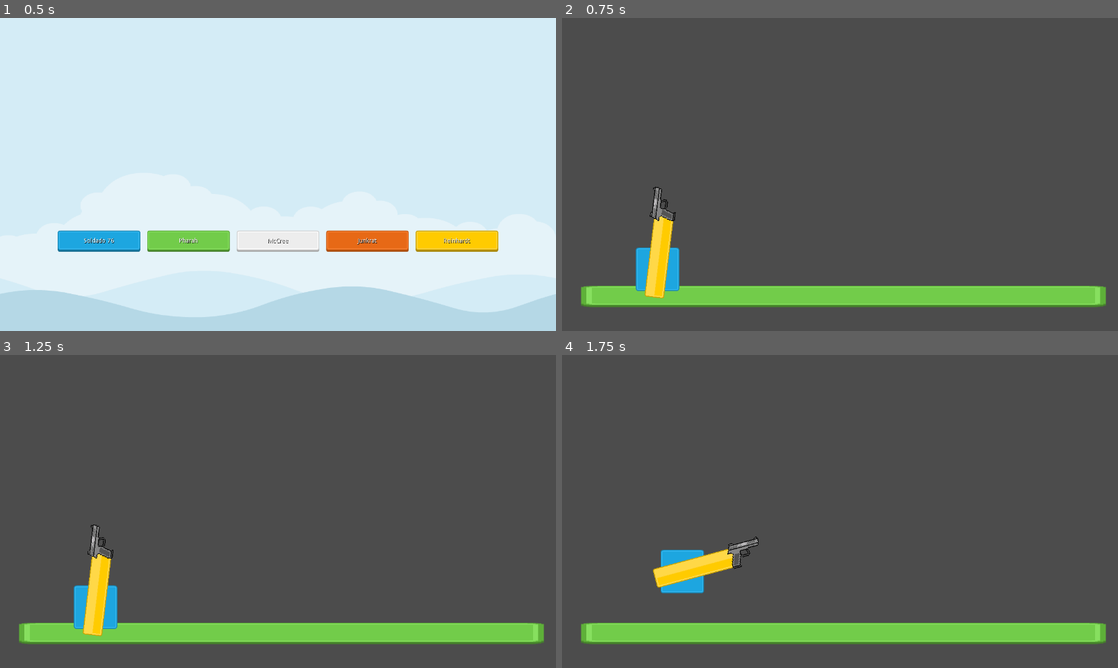
Above: before the commit, frames 1-4 (two rows, left to right).
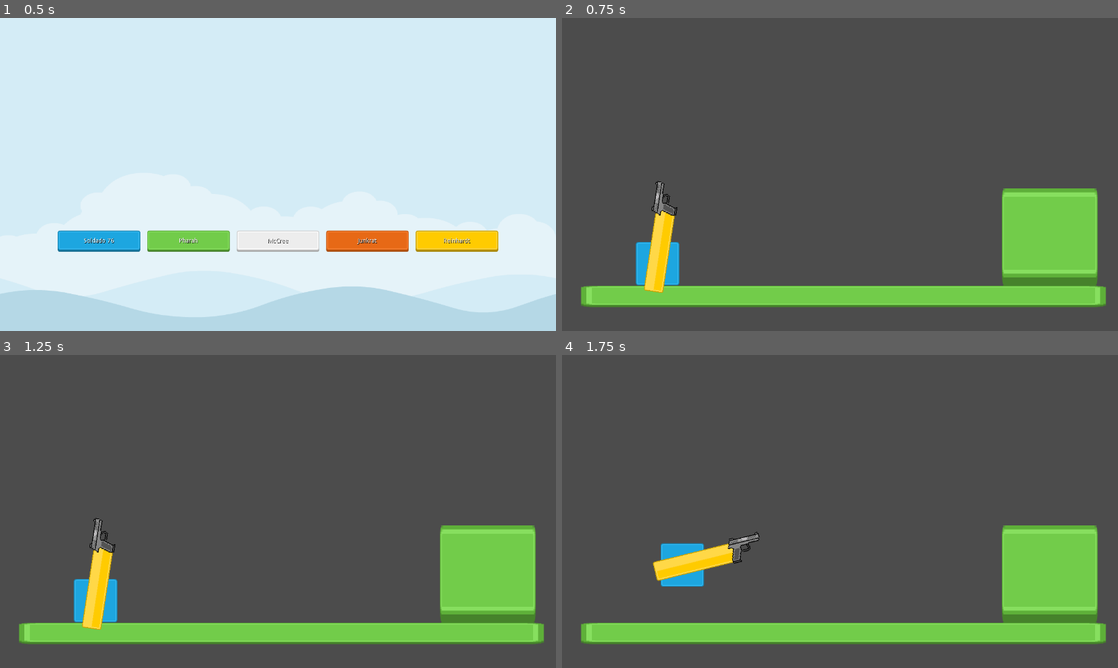
Above: after the commit, the same moments.

Repository: renanstn/godot-overwatch-2d-mechanics
Game: Godot game, scene res://Scenes/GUI/Menu.tscn
Two runs of this game, one before a commit and one after it. Both use one fixed random seed, a clock stepped at 60 frames per second and the inputs below.
Inputs (mouse positions are in pixels of both pictures, inside the frame that each line leads up to):
- Up to frame 1 (0.5 s): no input
- Up to frame 2 (0.75 s): click "Soldado 76" at 0.5 s
- Up to frame 3 (1.25 s): no input
- Up to frame 4 (1.75 s): tap Enter at 1.25 s; move the mouse to (962, 495) at 1.27 s; hold D (right) from 1.28 s (still down); click (962, 495) at 1.35 s; tap Space (jump) at 1.52 s

Frame 1 is identical in both runs. In frame 2, 6.1% of the frame differs, in the area x 13-97%, y 52-90%; in frame 3, 6.1%; in frame 4, 7.0%, in the area x 16-97%, y 54-86%.

Commit message:
Sistema de armas por raycast funcionando parcialmente

Diff:
--- a/src/Scenes/Characters/Soldado76.tscn
+++ b/src/Scenes/Characters/Soldado76.tscn
@@ -1,11 +1,14 @@
-[gd_scene load_steps=8 format=2]
+[gd_scene load_steps=11 format=2]
 
 [ext_resource path="res://Scripts/Nodes/BasicMovement2D.gd" type="Script" id=1]
 [ext_resource path="res://Sprites/Characters/blue_panel.png" type="Texture" id=2]
 [ext_resource path="res://Scripts/Nodes/ArmPointingToMouse2D.gd" type="Script" id=3]
 [ext_resource path="res://Sprites/Characters/yellow_button01.png" type="Texture" id=4]
 [ext_resource path="res://Scripts/Nodes/Weapon.gd" type="Script" id=5]
-[ext_resource path="res://Sprites/Characters/pistol.png" type="Texture" id=6]
+[ext_resource path="res://Scenes/Effects/BulletHit.tscn" type="PackedScene" id=6]
+[ext_resource path="res://Scenes/Effects/BulletTrail.tscn" type="PackedScene" id=7]
+[ext_resource path="res://Sprites/Characters/pistol.png" type="Texture" id=8]
+[ext_resource path="res://Sounds/Effects/9_mm_gunshot-mike-koenig-123.wav" type="AudioStream" id=9]
 
 [sub_resource type="RectangleShape2D" id=1]
 extents = Vector2( 50, 50 )
@@ -25,7 +28,6 @@
 
 [node name="ArmPointingToMouse2D" type="Node2D" parent="."]
 script = ExtResource( 3 )
-FIX_ROTATION = false
 
 [node name="Sprite2" type="Sprite" parent="ArmPointingToMouse2D"]
 position = Vector2( 30, 0 )
@@ -36,13 +38,22 @@
 
 [node name="Weapon" type="Node2D" parent="ArmPointingToMouse2D/Gun2"]
 script = ExtResource( 5 )
+hit_animation_scene = ExtResource( 6 )
+bullet_trail_scene = ExtResource( 7 )
 fire_point_path = NodePath("Position2D")
+fire_sound_path = NodePath("Shoot")
+parent_node = NodePath("../../..")
+gun_type = 1
+recoil_time = 1.0
 
 [node name="Sprite" type="Sprite" parent="ArmPointingToMouse2D/Gun2/Weapon"]
 position = Vector2( 10.7249, 6.75264 )
 scale = Vector2( 0.0781963, 0.0781963 )
-texture = ExtResource( 6 )
+texture = ExtResource( 8 )
 flip_h = true
 
 [node name="Position2D" type="Position2D" parent="ArmPointingToMouse2D/Gun2/Weapon"]
 position = Vector2( 55.2129, -23.8329 )
+
+[node name="Shoot" type="AudioStreamPlayer2D" parent="ArmPointingToMouse2D/Gun2/Weapon"]
+stream = ExtResource( 9 )
--- /dev/null
+++ b/src/Scenes/Effects/BulletHit.tscn
@@ -0,0 +1,32 @@
+[gd_scene load_steps=4 format=2]
+
+[ext_resource path="res://Scripts/Effects/BulletHit.gd" type="Script" id=1]
+[ext_resource path="res://Sprites/Effects/explosion.png" type="Texture" id=2]
+
+[sub_resource type="Animation" id=1]
+resource_name = "pew"
+length = 0.5
+tracks/0/type = "value"
+tracks/0/path = NodePath("Sprite:region_rect")
+tracks/0/interp = 1
+tracks/0/loop_wrap = true
+tracks/0/imported = false
+tracks/0/enabled = true
+tracks/0/keys = {
+"times": PoolRealArray( 0, 0.1, 0.2, 0.3, 0.4, 0.5 ),
+"transitions": PoolRealArray( 1, 1, 1, 1, 1, 1 ),
+"update": 1,
+"values": [ Rect2( 25, 97, 16, 35 ), Rect2( 25, 97, 16, 35 ), Rect2( 193, 55, 47, 135 ), Rect2( 313, 69, 57, 135 ), Rect2( 452, 67, 65, 167 ), Rect2( 608, 55, 70, 202 ) ]
+}
+
+[node name="BulletHit" type="Node2D"]
+script = ExtResource( 1 )
+
+[node name="Sprite" type="Sprite" parent="."]
+texture = ExtResource( 2 )
+region_enabled = true
+region_rect = Rect2( 25, 97, 16, 35 )
+
+[node name="AnimationPlayer" type="AnimationPlayer" parent="."]
+anims/pew = SubResource( 1 )
+[connection signal="animation_finished" from="AnimationPlayer" to="." method="_on_AnimationPlayer_animation_finished"]
--- /dev/null
+++ b/src/Scenes/Effects/BulletTrail.tscn
@@ -0,0 +1,30 @@
+[gd_scene load_steps=3 format=2]
+
+[ext_resource path="res://Scripts/Effects/BulletTrail.gd" type="Script" id=1]
+
+[sub_resource type="Animation" id=1]
+resource_name = "Fade"
+length = 0.5
+tracks/0/type = "value"
+tracks/0/path = NodePath("Line2D:modulate")
+tracks/0/interp = 1
+tracks/0/loop_wrap = true
+tracks/0/imported = false
+tracks/0/enabled = true
+tracks/0/keys = {
+"times": PoolRealArray( 0, 0.5 ),
+"transitions": PoolRealArray( 1, 1 ),
+"update": 0,
+"values": [ Color( 1, 1, 1, 1 ), Color( 1, 1, 1, 0 ) ]
+}
+
+[node name="BulletTrail" type="Node2D"]
+script = ExtResource( 1 )
+
+[node name="Line2D" type="Line2D" parent="."]
+width = 1.0
+default_color = Color( 1, 1, 1, 1 )
+
+[node name="AnimationPlayer" type="AnimationPlayer" parent="."]
+anims/Fade = SubResource( 1 )
+[connection signal="animation_finished" from="AnimationPlayer" to="." method="_on_AnimationPlayer_animation_finished"]
--- a/src/Scenes/Test.tscn
+++ b/src/Scenes/Test.tscn
@@ -4,7 +4,7 @@
 [ext_resource path="res://Scenes/Characters/Soldado76.tscn" type="PackedScene" id=2]
 
 [sub_resource type="RectangleShape2D" id=1]
-extents = Vector2( 95.2264, 10 )
+extents = Vector2( 95.2264, 24.6289 )
 
 [node name="Test" type="Node2D"]
 
@@ -23,5 +23,20 @@
 visible = false
 shape = SubResource( 1 )
 
+[node name="Platform2" type="StaticBody2D" parent="."]
+editor/display_folded = true
+position = Vector2( 1122.84, 504.016 )
+scale = Vector2( 1.16, 4.56 )
+__meta__ = {
+"_edit_group_": true
+}
+
+[node name="Sprite" type="Sprite" parent="Platform2"]
+texture = ExtResource( 1 )
+
+[node name="CollisionShape2D" type="CollisionShape2D" parent="Platform2"]
+visible = false
+shape = SubResource( 1 )
+
 [node name="BasicMovement2D" parent="." instance=ExtResource( 2 )]
 position = Vector2( 220, 560 )
--- /dev/null
+++ b/src/Scripts/Effects/BulletHit.gd
@@ -0,0 +1,7 @@
+extends Node2D
+
+func _ready():
+	$AnimationPlayer.play("pew")
+
+func _on_AnimationPlayer_animation_finished(anim_name):
+	queue_free()
--- /dev/null
+++ b/src/Scripts/Effects/BulletTrail.gd
@@ -0,0 +1,11 @@
+extends Node2D
+
+func setup(origem : Vector2, destino : Vector2) -> void:
+	$Line2D.add_point(origem)
+	$Line2D.add_point(destino)
+
+func _ready():
+	$AnimationPlayer.play("Fade")
+
+func _on_AnimationPlayer_animation_finished(anim_name):
+	queue_free()
--- a/src/Scripts/Nodes/Weapon.gd
+++ b/src/Scripts/Nodes/Weapon.gd
@@ -2,13 +2,20 @@
 
 class_name Weapon
 
-export var explosion_scene : PackedScene
-export var trail_scene : PackedScene
+export var hit_animation_scene : PackedScene
+export var bullet_trail_scene : PackedScene
 export var fire_point_path : NodePath
+export var fire_sound_path : NodePath
+export var parent_node : NodePath
+
+export (int, "Automatic", "SemiAutomatic", "Projectile") var gun_type
+export (float, 0, 5) var recoil_time
 
 var can_fire : bool = true
 var raycast : RayCast2D
 var timer : Timer
+var fire_point : Position2D
+var fire_sound : AudioStreamPlayer2D
 
 signal shoot
 signal reloading
@@ -16,6 +23,9 @@
 
 
 func _ready():
+	fire_point = get_node(fire_point_path)
+	fire_point = get_node(fire_point_path)
+	fire_sound = get_node(fire_sound_path)
 	create_raycast()
 	create_timer()
 	adjust_raycast_size()
@@ -25,25 +35,27 @@
 		if can_fire:
 			shoot()
 		else:
-			cant_shoot()
+			can_not_shoot()
 
 func adjust_raycast_size() -> void:
 	var size_screen : Vector2 = get_viewport().get_visible_rect().size
 	raycast.set_cast_to(Vector2(0, size_screen.x))
 
 func create_raycast() -> void:
-	var fire_point : Position2D = get_node(fire_point_path)
 	raycast = RayCast2D.new()
 	raycast.position = fire_point.position
+	raycast.rotation_degrees = -90
+	raycast.enabled = true
 	add_child(raycast)
 
 func create_timer() -> void:
 	timer = Timer.new()
-	timer.wait_time = 1
+	timer.wait_time = recoil_time
 	timer.connect("timeout", self, "_on_timer_timeout")
 	add_child(timer)
 
 func shoot() -> void:
+	fire_sound.play()
 	can_fire = false
 	timer.start()
 	var hit_something = raycast.get_collider()
@@ -56,14 +68,19 @@
 			emit_signal("hit_enemy")
 		create_hit_animation(collision_point)
 
-func cant_shoot():
+func can_not_shoot():
 	pass
 
 func create_trail(to : Vector2, from : Vector2):
-	pass
+	var trail = bullet_trail_scene.instance()
+	trail.setup(to, from)
+	get_node(parent_node).get_owner().add_child(trail)
 
 func create_hit_animation(collision_point : Vector2):
-	pass
+	var hit_animation = hit_animation_scene.instance()
+	hit_animation.global_position = collision_point
+	hit_animation.rotation_degrees = rand_range(0, 360)
+	get_node(parent_node).get_owner().add_child(hit_animation)
 
 func _on_timer_timeout():
 	can_fire = true
Not shown, added: src/Sounds/Effects/9_mm_gunshot-mike-koenig-123.wav.import
Not shown, added: src/Sounds/Effects/Click-SoundBible.com-1387633738.wav.import
Not shown, added: src/Sounds/Effects/Stapler-SoundBible.com-374581609.wav.import
Binary file added: src/Sprites/Effects/explosion.png
Not shown, added: src/Sprites/Effects/explosion.png.import
Not shown, added: src/Sounds/Effects/9_mm_gunshot-mike-koenig-123.wav
Not shown, added: src/Sounds/Effects/Click-SoundBible.com-1387633738.wav
Not shown, added: src/Sounds/Effects/Stapler-SoundBible.com-374581609.wav
